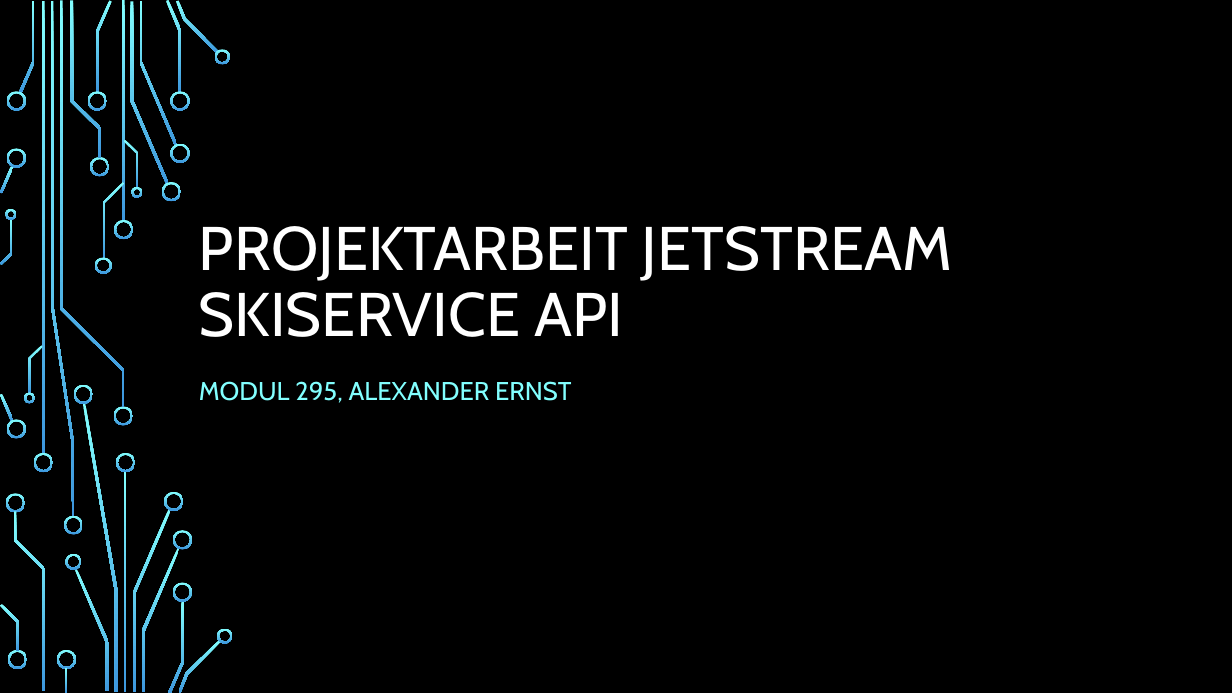
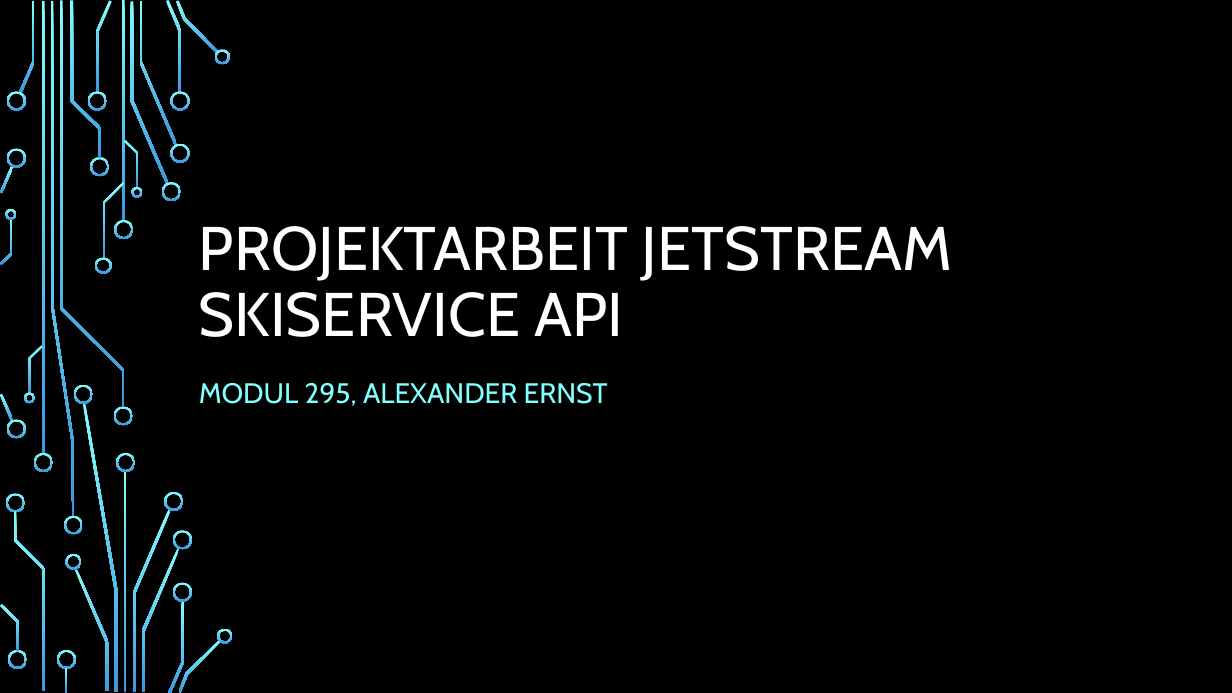
Before and after one commit to alexanderternst/JetstreamSkiserviceAPI, a slide deck: slide 1 of Projektdoku/ProjektarbeitJetstreamSkiserviceAPI.pptx. Drawn at 1232x693 pixels with LibreOffice and Linux fonts; fonts in the diff are those of the drawing; background and template pictures are left out. Boxes give left, top, right and bottom in pixels: in the first picture for what was removed or moved away, otherwise in the second. Text is boxed around its words. In the diff, an @@ line names an element or a change of style, - is before the commit and + after.

```diff
--- a/Projektdoku/ProjektarbeitJetstreamSkiserviceAPI.pptx
+++ b/Projektdoku/ProjektarbeitJetstreamSkiserviceAPI.pptx
@@ subtitle "MODUL 295, ALEXANDER ERNST" at [199, 383, 608, 406]: size 20 to 22 pt @@
```
Also in this commit, not shown: 5 other slides changed, 3 other files.
